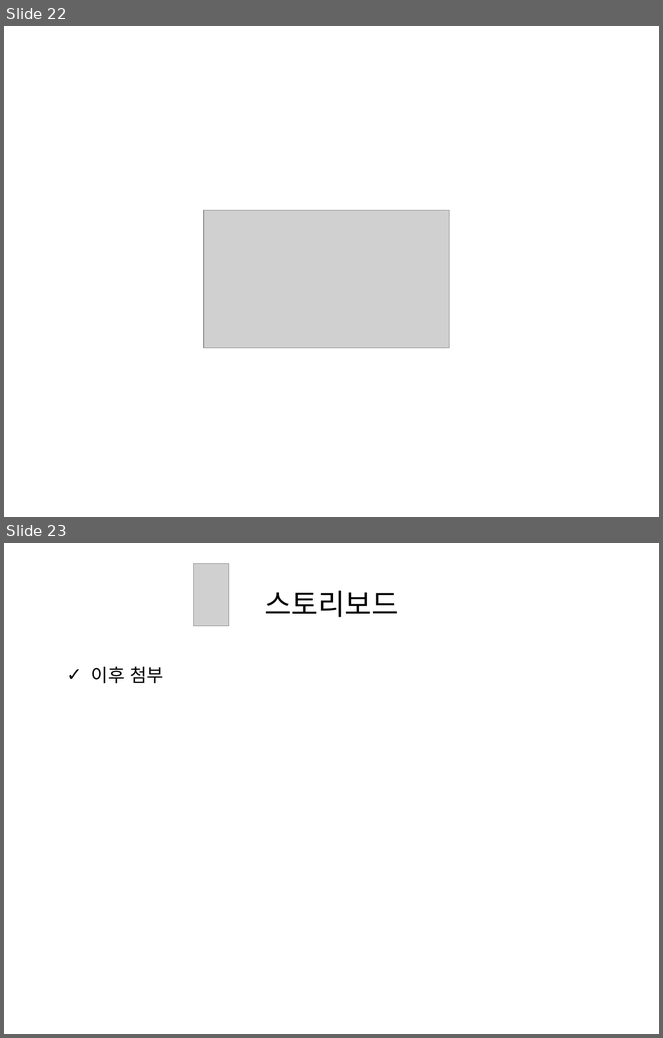
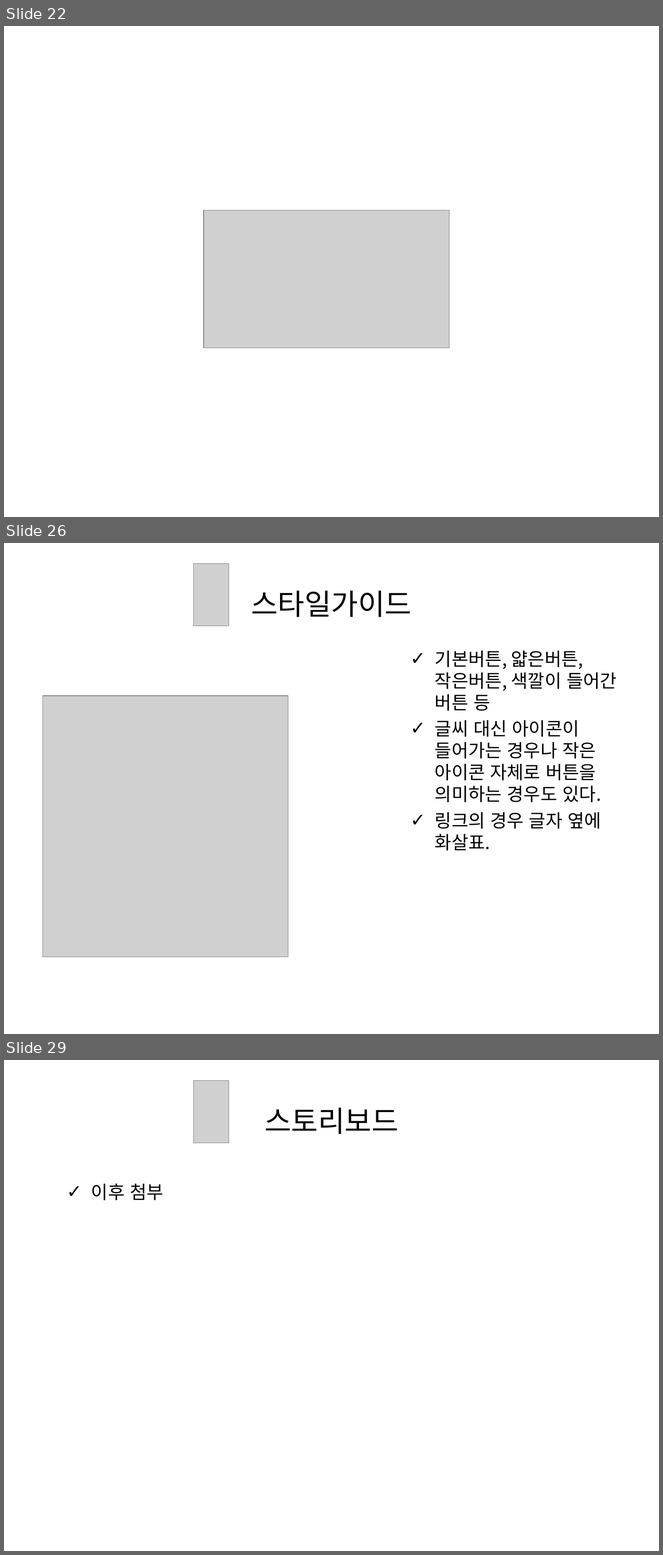
Before and after one commit to grapePrince/planthounse, a slide deck: presentation/디자인발표.ppt. Shown one above the other, each under a label of ours: slides 22 and 23 before the commit, slides 22, 26 and 29 after it; the slides between them are not shown. The pictures are 663x1038 and 663x1555 pixels, drawn with LibreOffice and Linux fonts; fonts in the diff are those of the drawing; grey boxes stand for pictures. Boxes give left, top, right and bottom in pixels: in the first picture for what was removed or moved away, otherwise in the second. Text is boxed around its words. In the diff, an @@ line names an element or a change of style, - is before the commit and + after.

```diff
--- a/presentation/디자인발표.ppt
+++ b/presentation/디자인발표.ppt
@@ slide 26 added at (4, 543, 659, 1034), background #FFFFFF @@
@@ picture added at (193, 563, 229, 626) @@
@@ title added at (251, 590, 412, 617), 32 pt, text #000000 @@
+스타일가이드
@@ text added at (435, 651, 617, 851), 20 pt, text #000000 @@
+✓ 기본버튼, 얇은버튼, 작은버튼, 색깔이 들어간 버튼 등
+✓ 글씨 대신 아이콘이 들어가는 경우나 작은 아이콘 자체로 버튼을 의미하는 경우도 있다.
+✓ 링크의 경우 글자 옆에 화살표.
@@ picture added at (42, 696, 288, 957) @@
@@ what was slide 23 is now slide 29 @@
```
Also in this commit, not shown: 5 other slides added, 2 other files.
